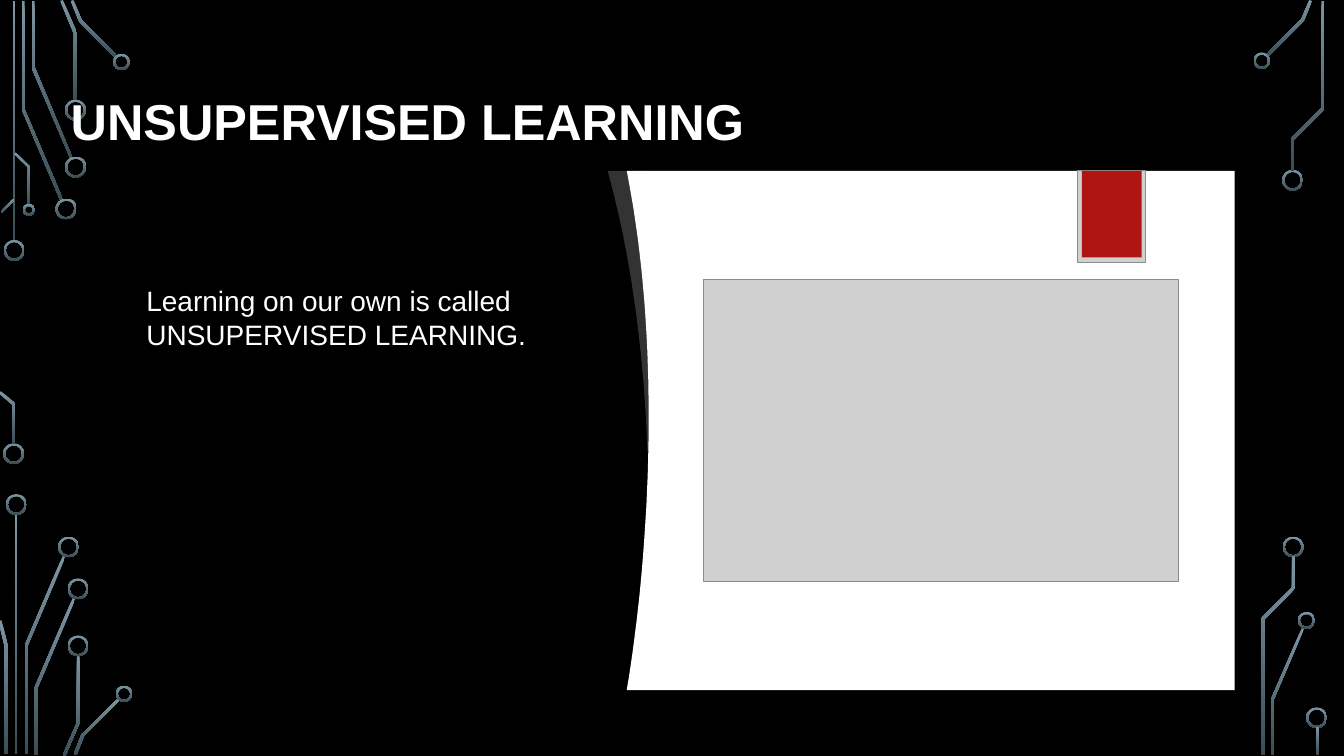
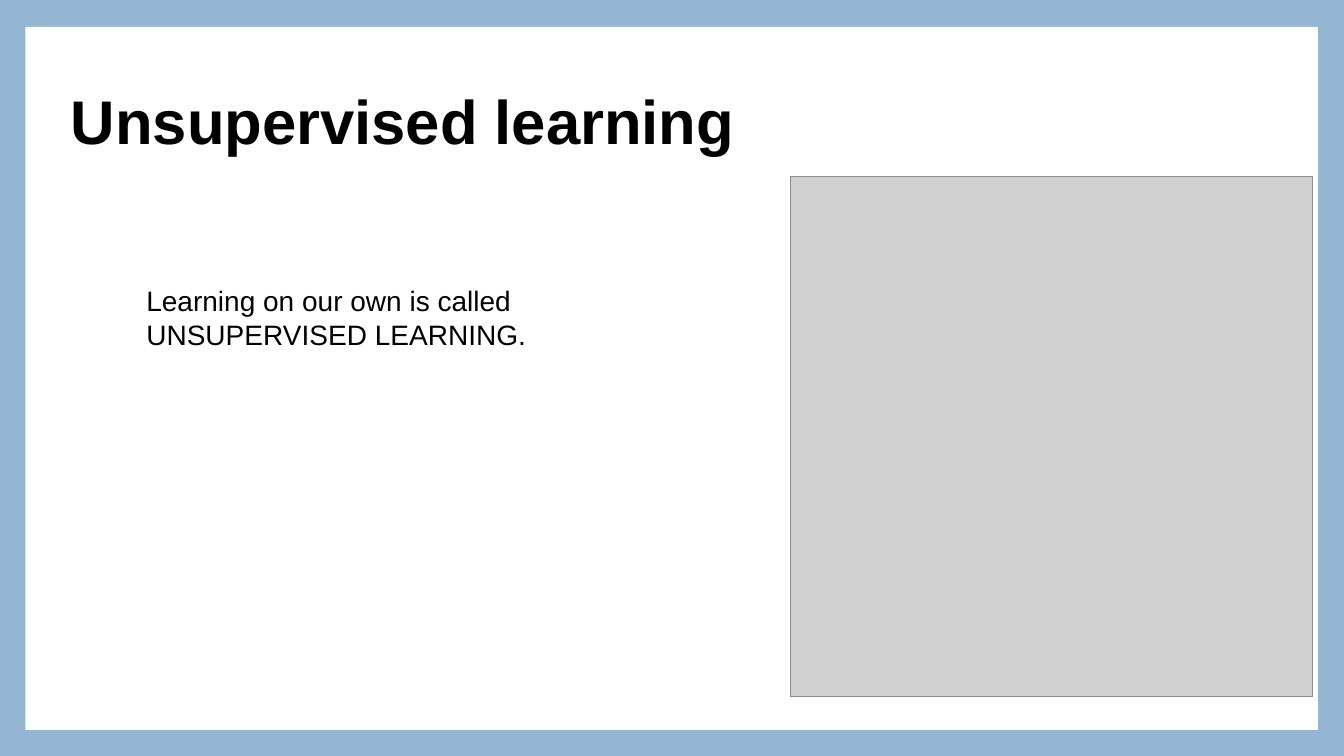
Before and after one commit to Akshaykumar2004/Aigle_Assignment6, a slide deck: slide 9 of AgileProject.pptx. Drawn at 1344x756 pixels with LibreOffice and Linux fonts; fonts in the diff are those of the drawing; grey boxes stand for pictures; background and template pictures are left out. Boxes give left, top, right and bottom in pixels: in the first picture for what was removed or moved away, otherwise in the second. Text is boxed around its words. In the diff, an @@ line names an element or a change of style, - is before the commit and + after.

```diff
--- a/AgileProject.pptx
+++ b/AgileProject.pptx
@@ background picture (left out) to #94B6D2 @@
@@ rectangle added at box(25, 27, 1318, 730), fill #FFFFFF @@
@@ title at box(71, 99, 734, 155): text changed; size 36 to 44 pt; text colour #FFFFFF to #000000 @@
-UNSUPERVISED LEARNING
+Unsupervised learning
@@ picture added at box(790, 176, 1313, 697) @@
@@ group removed at box(608, 171, 1235, 691): 3 freeform shapes, 2 pictures @@
@@ text "Learning on our own is ..." at box(146, 290, 526, 346): text colour #FFFFFF to #000000 @@
@@ group removed at box(0, 0, 1328, 756): 33 freeform shapes, 3 rectangles @@
```
Also in this commit, not shown: 16 other slides changed, 3 other files.
